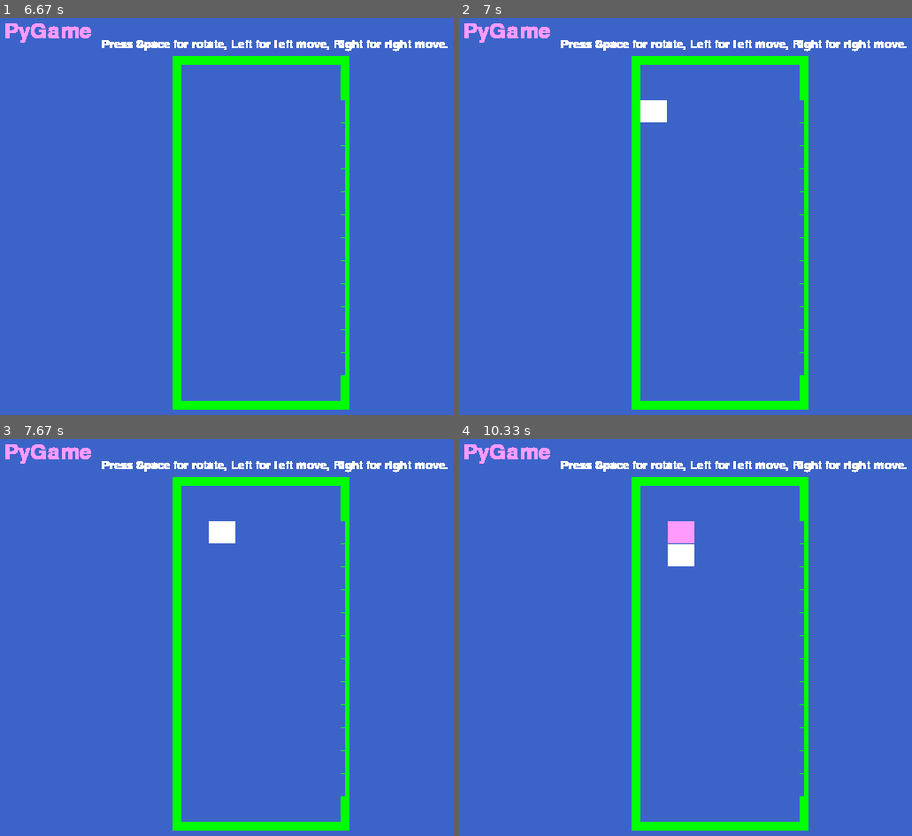
Above: before the commit, frames 1-4 (two rows, left to right).
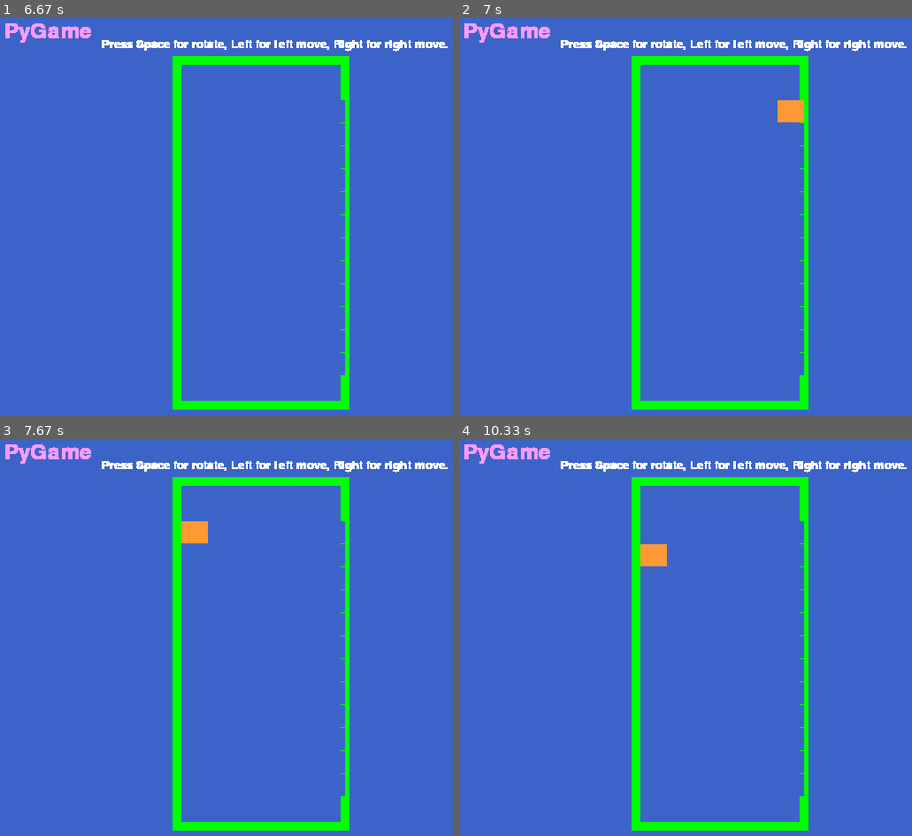
Above: after the commit, the same moments.

Repository: superupon/PyGame
Game: pygame game, started from WPyGame.py
Two runs of this game, one before a commit and one after it. Both use one fixed random seed, a clock stepped at 60 frames per second and the inputs below. The source is Python 2; it was converted automatically to run under Python 3.
Inputs:
- Up to frame 1 (6.67 s): hold Right 0.33-0.8 s; hold Up 0.83-1.3 s; hold Left 1.83-2.37 s; hold Left from 6.63 s (still down)
- Up to frame 2 (7 s): keep holding Left
- Up to frame 3 (7.67 s): release Left at 7.1 s; hold Right from 7.53 s (still down)
- Up to frame 4 (10.33 s): release Right at 8.17 s; hold Left 8.2-8.67 s; hold Right 8.7-9.17 s; hold Right 9.53-10 s; hold Left from 10.03 s (still down)

Frame 1 is identical in both runs. In frame 2, 0.7% of the frame differs, in the area x 40-77%, y 20-27%; in frame 3, 0.7%; in frame 4, 1.0%, in the area x 40-52%, y 20-33%.

Commit message:
Use random mechanism to generate lines

Diff:
--- a/WPyGame.py
+++ b/WPyGame.py
@@ -2,6 +2,7 @@
 from pygame.locals import *
 from PyGame import *
 from Drawer import *
+import random
 
 if __name__ == "__main__":
     pygame.init()
@@ -20,7 +21,9 @@
                 sys.exit()
             if event.type == KEYDOWN:
                 if event.__dict__['key'] == K_UP:
-                    content.add_line(2, [1,2])
+                    random_column = random.randint(0, 5)
+                    random_list = random.sample(range(1, 9), random.randint(1,5))
+                    content.add_line(random_column, random_list)
                 if event.__dict__['key'] == K_SPACE:
                     content.rotate()
                 if event.__dict__['key'] == K_LEFT:
